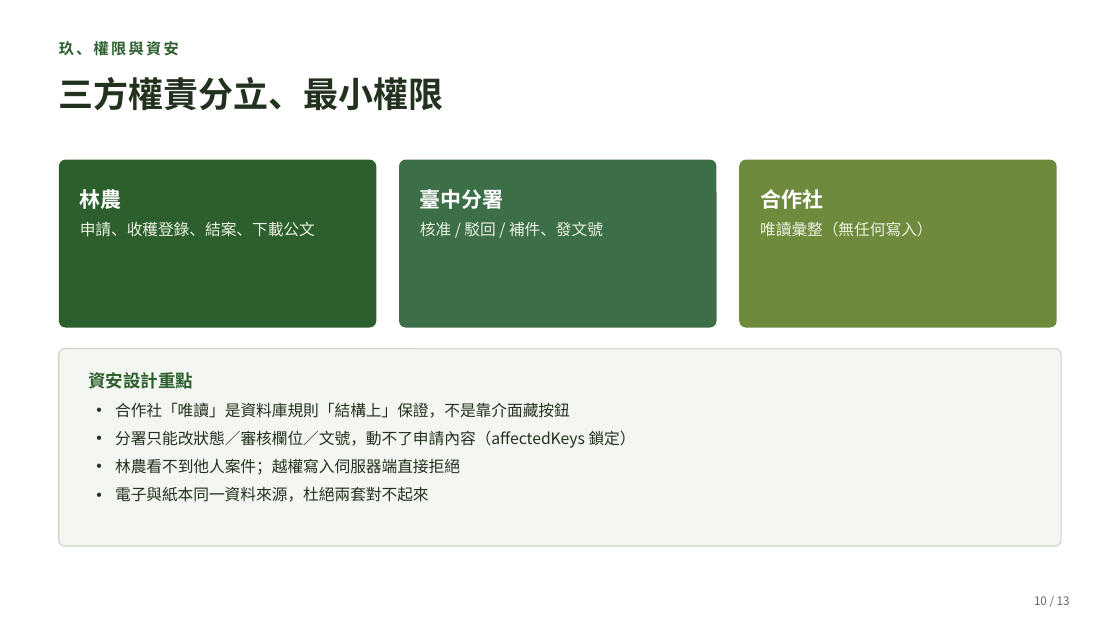
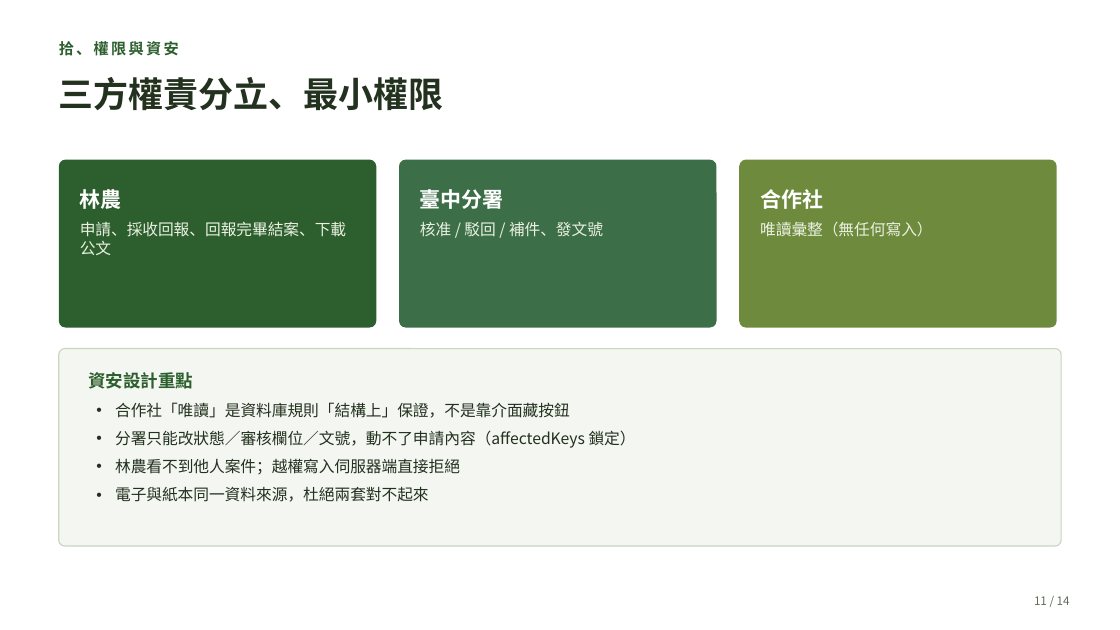
Before and after one commit to cct7366488-collab/2026-forestry-rs, a slide deck: slide 11 of reports/2026-05-mid-demo/05-土肉桂採收許可-520說明會簡報.pptx (slide 10 before the commit). Drawn at 1120x630 pixels with LibreOffice and Linux fonts; fonts in the diff are those of the drawing. Boxes give left, top, right and bottom in pixels: in the first picture for what was removed or moved away, otherwise in the second. Text is boxed around its words. In the diff, an @@ line names an element or a change of style, - is before the commit and + after.

```diff
--- a/reports/2026-05-mid-demo/05-土肉桂採收許可-520說明會簡報.pptx
+++ b/reports/2026-05-mid-demo/05-土肉桂採收許可-520說明會簡報.pptx
@@ text at <box>59,41,179,56</box>: text changed @@
-玖、權限與資安
+拾、權限與資安
@@ text at <box>80,221,346,255</box>: text changed @@
-申請、收穫登錄、結案、下載公文
+申請、採收回報、回報完畢結案、下載公文
@@ text at <box>1034,596,1070,605</box>: text changed @@
-10 / 13
+11 / 14
```
Also in this commit, not shown: 11 other slides changed, 1 slide added, 2 other files.
